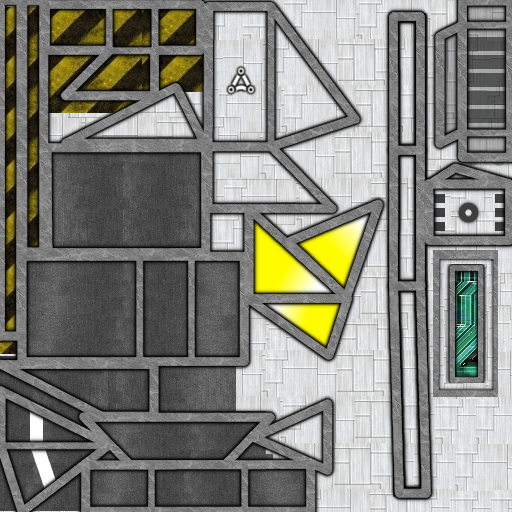
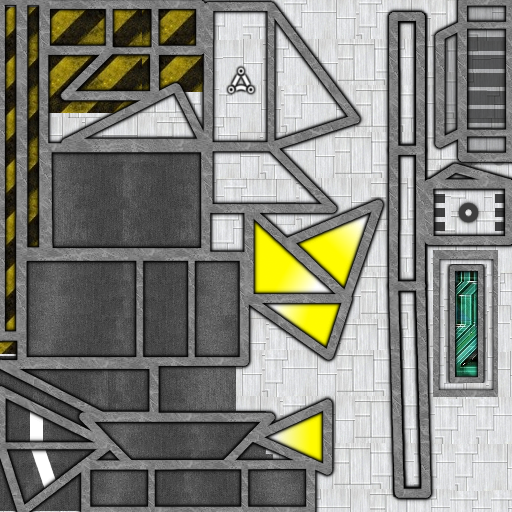
Before/after of a (512, 512) layered artwork. What changed in the layer stack:
painted on "sfondo copia" over <box>269,412,323,462</box>
